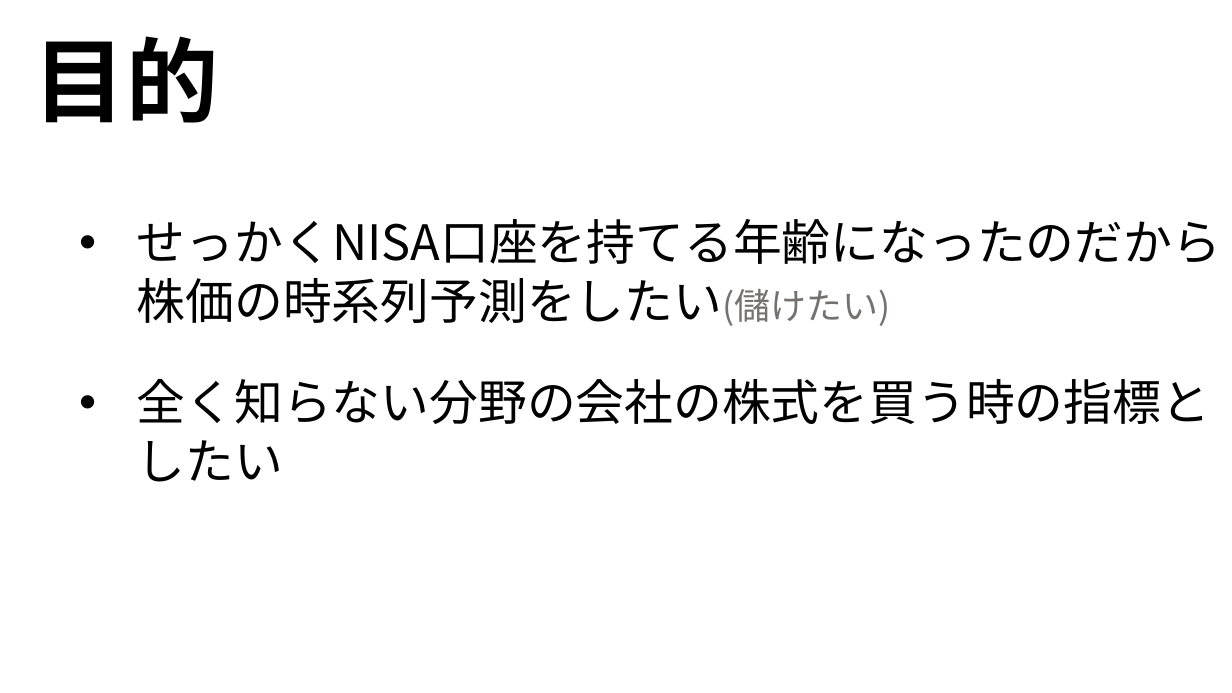
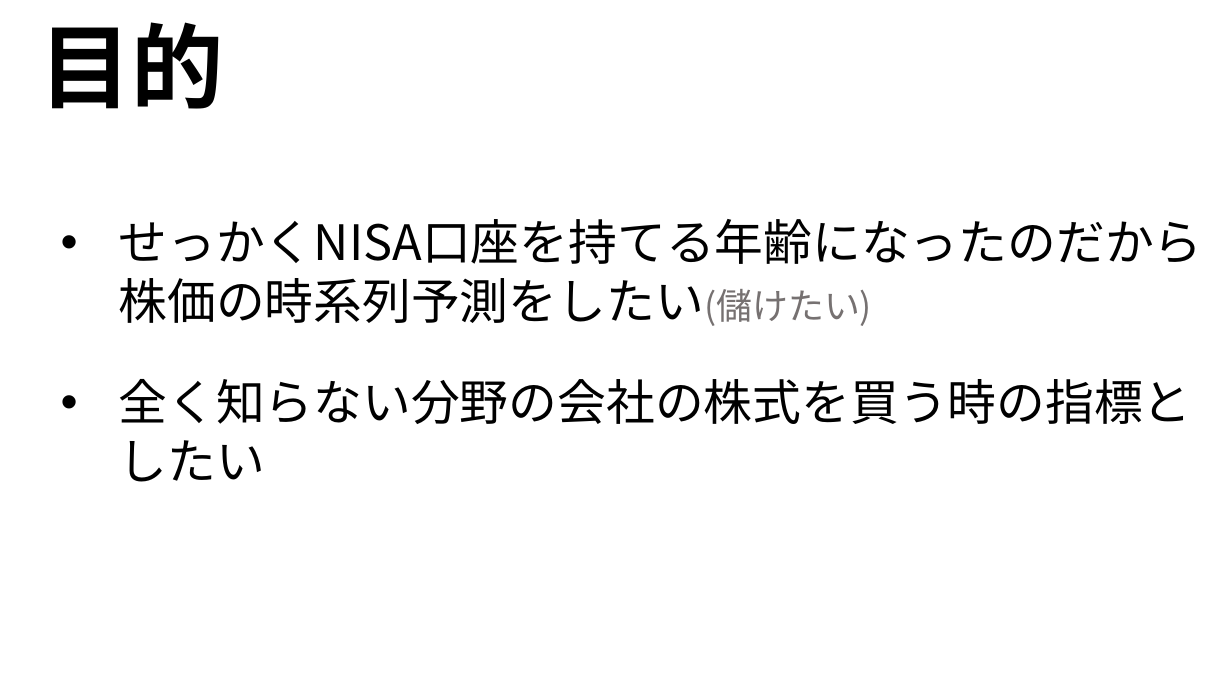
Before and after one commit to ryoww/PBL_stock, a slide deck: slide 2 of 最終報告.pptx. Drawn at 1232x693 pixels with LibreOffice and Linux fonts; fonts in the diff are those of the drawing. Boxes give left, top, right and bottom in pixels: in the first picture for what was removed or moved away, otherwise in the second. Text is boxed around its words. In the diff, an @@ line names an element or a change of style, - is before the commit and + after.

```diff
--- a/最終報告.pptx
+++ b/最終報告.pptx
@@ text "目的": place and size @@
-text "目的" at bbox=[34, 36, 219, 123]
+text "目的" at bbox=[39, 22, 224, 109]
@@ text "せっかくNISA口座を持てる年齢になったのだから株価の時系列予測をしたい(儲けたい)": place and size @@
-text "せっかくNISA口座を持てる年齢になったのだから株価の時系列予測をしたい(儲けたい)" at bbox=[137, 219, 1221, 482]
+text "せっかくNISA口座を持てる年齢になったのだから株価の時系列予測をしたい(儲けたい)" at bbox=[118, 219, 1202, 482]
```
Also in this commit, not shown: 1 other slide changed, 9 slides added, 1 slide removed, 11 other files.
